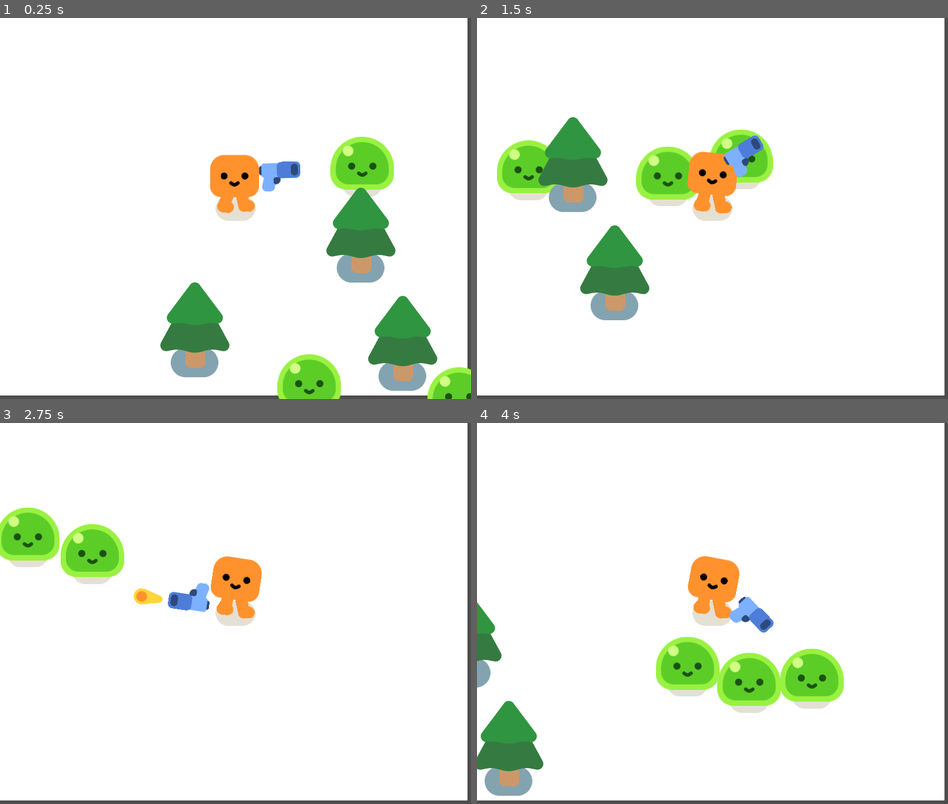
Above: before the commit, frames 1-4 (two rows, left to right).
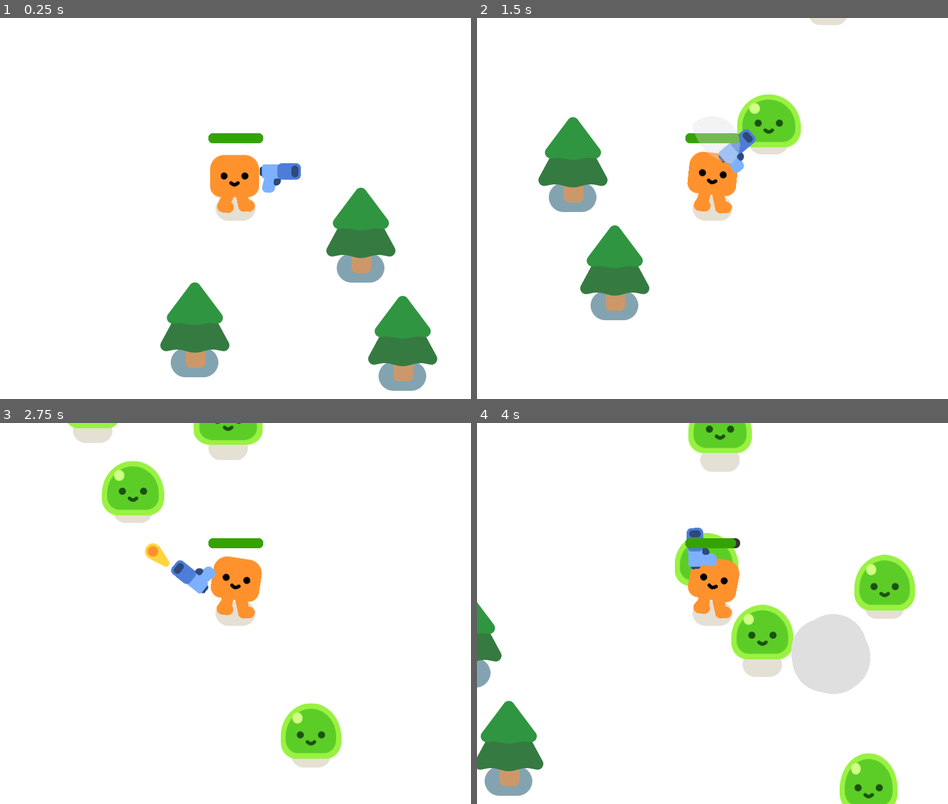
Above: after the commit, the same moments.

Repository: HugoFucksmann/godot-hys
Game: Godot game, scene res://survivor_game.tscn
Two runs of this game, one before a commit and one after it. Both use one fixed random seed, a clock stepped at 60 frames per second and the inputs below. The project has no main scene, so this scene is started directly.
Inputs:
- Up to frame 1 (0.25 s): no input
- Up to frame 2 (1.5 s): hold D (move_right) 0.53-1.28 s; hold S (move_down) from 1.28 s (still down)
- Up to frame 3 (2.75 s): release S (move_down) at 2.03 s; hold D (move_right) from 2.03 s (still down)
- Up to frame 4 (4 s): release D (move_right) at 2.78 s; hold W (move_up) 2.78-3.53 s; hold A (move_left) from 3.53 s (still down)

The runs differ from the first frame. In frame 1, 5.5% of the frame differs, in the area x 0-100%, y 0-100%; in frame 2, 7.6%; in frame 3, 12%; in frame 4, 16%.

Commit message:
base game finish

Diff:
--- a/mob.gd
+++ b/mob.gd
@@ -1,8 +1,23 @@
 extends CharacterBody2D
 
+var healt = 3
+
 @onready var player = get_node("/root/Game/Player")
+
+func _ready():
+	%Slime.play_walk()
 
 func _physics_process(delta):
 		var direction = global_position.direction_to(player.global_position)
 		velocity = direction * 300.0
 		move_and_slide()
+
+func take_damage():
+	healt -= 1
+	$Slime.play_hurt()
+	if healt == 0:
+		queue_free()
+		const SMOKE_SCENE = preload("res://smoke_explosion/smoke_explosion.tscn")
+		var  smoke = SMOKE_SCENE.instantiate()
+		get_parent().add_child(smoke)
+		smoke.global_position = global_position
--- a/mob.tscn
+++ b/mob.tscn
@@ -12,6 +12,7 @@
 script = ExtResource("1_tvulv")
 
 [node name="Slime" parent="." instance=ExtResource("1_gnc74")]
+unique_name_in_owner = true
 
 [node name="CollisionShape2D" type="CollisionShape2D" parent="."]
 position = Vector2(0, -29)
--- a/player.gd
+++ b/player.gd
@@ -1,4 +1,8 @@
 extends CharacterBody2D
+
+signal health_depleted
+
+var health = 100.0
 
 func _physics_process(delta):
 	var direction = Input.get_vector("move_left", "move_right","move_up", "move_down" )
@@ -9,3 +13,11 @@
 		%HappyBoo.play_walk_animation()
 	else:
 		%HappyBoo.play_idle_animation()
+
+	const DAMAGE_RATE = 5.0
+	var overlapping_mobs = %HurtBox.get_overlapping_bodies()
+	if overlapping_mobs.size() > 0:
+		health -= DAMAGE_RATE * overlapping_mobs.size() * delta
+		%ProgressBar.value = health
+		if health <= 0.0:
+			health_depleted.emit()
--- a/player.tscn
+++ b/player.tscn
@@ -6,6 +6,23 @@
 
 [sub_resource type="CircleShape2D" id="CircleShape2D_n5i0m"]
 radius = 33.1361
+
+[sub_resource type="CircleShape2D" id="CircleShape2D_eri20"]
+radius = 41.0
+
+[sub_resource type="StyleBoxFlat" id="StyleBoxFlat_hws57"]
+bg_color = Color(0.205117, 0.205117, 0.205117, 1)
+corner_radius_top_left = 8
+corner_radius_top_right = 8
+corner_radius_bottom_right = 8
+corner_radius_bottom_left = 8
+
+[sub_resource type="StyleBoxFlat" id="StyleBoxFlat_f6a6h"]
+bg_color = Color(0.205206, 0.637538, 3.85046e-07, 1)
+corner_radius_top_left = 8
+corner_radius_top_right = 8
+corner_radius_bottom_right = 8
+corner_radius_bottom_left = 8
 
 [node name="Player" type="CharacterBody2D"]
 script = ExtResource("1_xu3ee")
@@ -20,3 +37,23 @@
 
 [node name="Gun" parent="." instance=ExtResource("3_qlt66")]
 position = Vector2(0, -35)
+
+[node name="HurtBox" type="Area2D" parent="."]
+unique_name_in_owner = true
+collision_layer = 0
+collision_mask = 2
+
+[node name="CollisionShape2D" type="CollisionShape2D" parent="HurtBox"]
+shape = SubResource("CircleShape2D_eri20")
+debug_color = Color(0.844517, 0.192344, 0.316397, 0.42)
+
+[node name="ProgressBar" type="ProgressBar" parent="."]
+unique_name_in_owner = true
+offset_left = -46.0
+offset_top = -128.0
+offset_right = 47.0
+offset_bottom = -111.0
+theme_override_styles/background = SubResource("StyleBoxFlat_hws57")
+theme_override_styles/fill = SubResource("StyleBoxFlat_f6a6h")
+value = 100.0
+show_percentage = false
--- a/project.godot
+++ b/project.godot
@@ -12,60 +12,60 @@
 
 Settings/Preview_Perspective=2
 Settings/Library_Save_File_Location=1
-Shortcuts/Change_Placement_Plane_Position=Object(Shortcut,"r …(276 unchanged characters)… l_keycode":0,"key_label":0,"unicode":0,"echo":false,"script":null)
+Shortcuts/Change_Placement_Plane_Position=Object(Shortcut,"r …(276 unchanged characters)… l_keycode":0,"key_label":0,"unicode":0,"location":0,"echo":false,"script":null)
 ],"script":null)
 
-Shortcuts/Transform_Asset_Blueprint=Object(Shortcut,"resourc …(270 unchanged characters)… l_keycode":0,"key_label":0,"unicode":0,"echo":false,"script":null)
-, Object(InputEventKey,"resource_local_to_scene":false,"resource_name":"","device":0,"window_id":0,"alt_pressed":false,"shift_pressed":false,"ctrl_pressed":false,"meta_pressed":false,"pressed":true,"keycode":82,"physical_keycode":0,"key_label":0,"unicode":0,"echo":false,"script":null)
+Shortcuts/Transform_Asset_Blueprint=Object(Shortcut,"resourc …(270 unchanged characters)… l_keycode":0,"key_label":0,"unicode":0,"location":0,"echo":false,"script":null)
+, Object(InputEventKey,"resource_local_to_scene":false,"resource_name":"","device":0,"window_id":0,"alt_pressed":false,"shift_pressed":false,"ctrl_pressed":false,"meta_pressed":false,"pressed":true,"keycode":82,"physical_keycode":0,"key_label":0,"unicode":0,"location":0,"echo":false,"script":null)
 ],"script":null)
 
-Shortcuts/Select_Previous_Asset=Object(Shortcut,"resource_lo …(266 unchanged characters)… l_keycode":0,"key_label":0,"unicode":0,"echo":false,"script":null)
+Shortcuts/Select_Previous_Asset=Object(Shortcut,"resource_lo …(266 unchanged characters)… l_keycode":0,"key_label":0,"unicode":0,"location":0,"echo":false,"script":null)
 ],"script":null)
 
-Shortcuts/Select_Y_Z_Plane=Object(Shortcut,"resource_local_t …(261 unchanged characters)… l_keycode":0,"key_label":0,"unicode":0,"echo":false,"script":null)
+Shortcuts/Select_Y_Z_Plane=Object(Shortcut,"resource_local_t …(261 unchanged characters)… l_keycode":0,"key_label":0,"unicode":0,"location":0,"echo":false,"script":null)
 ],"script":null)
 
-Shortcuts/Select_X_Z_Plane=Object(Shortcut,"resource_local_t …(261 unchanged characters)… l_keycode":0,"key_label":0,"unicode":0,"echo":false,"script":null)
+Shortcuts/Select_X_Z_Plane=Object(Shortcut,"resource_local_t …(261 unchanged characters)… l_keycode":0,"key_label":0,"unicode":0,"location":0,"echo":false,"script":null)
 ],"script":null)
 
-Shortcuts/Select_X_Y_Plane=Object(Shortcut,"resource_local_t …(261 unchanged characters)… l_keycode":0,"key_label":0,"unicode":0,"echo":false,"script":null)
+Shortcuts/Select_X_Y_Plane=Object(Shortcut,"resource_local_t …(261 unchanged characters)… l_keycode":0,"key_label":0,"unicode":0,"location":0,"echo":false,"script":null)
 ],"script":null)
 
-Shortcuts/Reset_Transform=Object(Shortcut,"resource_local_to …(259 unchanged characters)… l_keycode":0,"key_label":0,"unicode":0,"echo":false,"script":null)
+Shortcuts/Reset_Transform=Object(Shortcut,"resource_local_to …(259 unchanged characters)… l_keycode":0,"key_label":0,"unicode":0,"location":0,"echo":false,"script":null)
 ],"script":null)
 
-Shortcuts/Rotate_Asset_90_Degrees_Around_X=Object(Shortcut," …(277 unchanged characters)… l_keycode":0,"key_label":0,"unicode":0,"echo":false,"script":null)
+Shortcuts/Rotate_Asset_90_Degrees_Around_X=Object(Shortcut," …(277 unchanged characters)… l_keycode":0,"key_label":0,"unicode":0,"location":0,"echo":false,"script":null)
 ],"script":null)
 
-Shortcuts/Rotate_Asset_90_Degrees_Around_Y=Object(Shortcut," …(277 unchanged characters)… l_keycode":0,"key_label":0,"unicode":0,"echo":false,"script":null)
+Shortcuts/Rotate_Asset_90_Degrees_Around_Y=Object(Shortcut," …(277 unchanged characters)… l_keycode":0,"key_label":0,"unicode":0,"location":0,"echo":false,"script":null)
 ],"script":null)
 
-Shortcuts/Rotate_Asset_90_Degrees_Around_Z=Object(Shortcut," …(277 unchanged characters)… l_keycode":0,"key_label":0,"unicode":0,"echo":false,"script":null)
+Shortcuts/Rotate_Asset_90_Degrees_Around_Z=Object(Shortcut," …(277 unchanged characters)… l_keycode":0,"key_label":0,"unicode":0,"location":0,"echo":false,"script":null)
 ],"script":null)
 
-Shortcuts/Flip_Asset_On_X_Axis=Object(Shortcut,"resource_loc …(265 unchanged characters)… l_keycode":0,"key_label":0,"unicode":0,"echo":false,"script":null)
+Shortcuts/Flip_Asset_On_X_Axis=Object(Shortcut,"resource_loc …(265 unchanged characters)… l_keycode":0,"key_label":0,"unicode":0,"location":0,"echo":false,"script":null)
 ],"script":null)
 
-Shortcuts/Flip_Asset_On_Y_Axis=Object(Shortcut,"resource_loc …(265 unchanged characters)… l_keycode":0,"key_label":0,"unicode":0,"echo":false,"script":null)
+Shortcuts/Flip_Asset_On_Y_Axis=Object(Shortcut,"resource_loc …(265 unchanged characters)… l_keycode":0,"key_label":0,"unicode":0,"location":0,"echo":false,"script":null)
 ],"script":null)
 
-Shortcuts/Flip_Asset_On_Z_Axis=Object(Shortcut,"resource_loc …(265 unchanged characters)… l_keycode":0,"key_label":0,"unicode":0,"echo":false,"script":null)
+Shortcuts/Flip_Asset_On_Z_Axis=Object(Shortcut,"resource_loc …(265 unchanged characters)… l_keycode":0,"key_label":0,"unicode":0,"location":0,"echo":false,"script":null)
 ],"script":null)
 
 Settings/Shortcut_Shift_Rotation_Step=45.0
-Shortcuts/Rotate_Asset_Secondary_Step_Degrees_Around_X=Objec …(288 unchanged characters)… l_keycode":0,"key_label":0,"unicode":0,"echo":false,"script":null)
+Shortcuts/Rotate_Asset_Secondary_Step_Degrees_Around_X=Objec …(288 unchanged characters)… l_keycode":0,"key_label":0,"unicode":0,"location":0,"echo":false,"script":null)
 ],"script":null)
 
-Shortcuts/Rotate_Asset_Secondary_Step_Degrees_Around_Y=Objec …(288 unchanged characters)… l_keycode":0,"key_label":0,"unicode":0,"echo":false,"script":null)
+Shortcuts/Rotate_Asset_Secondary_Step_Degrees_Around_Y=Objec …(288 unchanged characters)… l_keycode":0,"key_label":0,"unicode":0,"location":0,"echo":false,"script":null)
 ],"script":null)
 
-Shortcuts/Rotate_Asset_Secondary_Step_Degrees_Around_Z=Objec …(288 unchanged characters)… l_keycode":0,"key_label":0,"unicode":0,"echo":false,"script":null)
+Shortcuts/Rotate_Asset_Secondary_Step_Degrees_Around_Z=Objec …(288 unchanged characters)… l_keycode":0,"key_label":0,"unicode":0,"location":0,"echo":false,"script":null)
 ],"script":null)
 
-Shortcuts/Double_Snap_Step=Object(Shortcut,"resource_local_t …(265 unchanged characters)… l_keycode":0,"key_label":0,"unicode":0,"echo":false,"script":null)
+Shortcuts/Double_Snap_Step=Object(Shortcut,"resource_local_t …(265 unchanged characters)… l_keycode":0,"key_label":0,"unicode":0,"location":0,"echo":false,"script":null)
 ],"script":null)
 
-Shortcuts/Halve_Snap_Step=Object(Shortcut,"resource_local_to …(264 unchanged characters)… l_keycode":0,"key_label":0,"unicode":0,"echo":false,"script":null)
+Shortcuts/Halve_Snap_Step=Object(Shortcut,"resource_local_to …(264 unchanged characters)… l_keycode":0,"key_label":0,"unicode":0,"location":0,"echo":false,"script":null)
 ],"script":null)
 
 Settings/Use_Shift_instead_of_Alt=false
@@ -75,7 +75,7 @@
 [application]
 
 config/name="Your First 2D Game With Godot 4: START (GDQuest)"
-config/features=PackedStringArray("4.2", "Forward Plus")
+config/features=PackedStringArray("4.3", "Forward Plus")
 config/icon="res://icon.png"
 
 [display]
@@ -95,28 +95,28 @@
 
 move_left={
 "deadzone": 0.5,
-"events": [Object(InputEventKey,"resource_local_to_scene":fa …(171 unchanged characters)… keycode":65,"key_label":0,"unicode":97,"echo":false,"script":null)
+"events": [Object(InputEventKey,"resource_local_to_scene":fa …(171 unchanged characters)… keycode":65,"key_label":0,"unicode":97,"location":0,"echo":false,"script":null)
 ]
 }
 move_right={
 "deadzone": 0.5,
-"events": [Object(InputEventKey,"resource_local_to_scene":fa …(172 unchanged characters)… eycode":68,"key_label":0,"unicode":100,"echo":false,"script":null)
+"events": [Object(InputEventKey,"resource_local_to_scene":fa …(172 unchanged characters)… eycode":68,"key_label":0,"unicode":100,"location":0,"echo":false,"script":null)
 ]
 }
 move_up={
 "deadzone": 0.5,
-"events": [Object(InputEventKey,"resource_local_to_scene":fa …(172 unchanged characters)… eycode":87,"key_label":0,"unicode":119,"echo":false,"script":null)
+"events": [Object(InputEventKey,"resource_local_to_scene":fa …(172 unchanged characters)… eycode":87,"key_label":0,"unicode":119,"location":0,"echo":false,"script":null)
 ]
 }
 move_down={
 "deadzone": 0.5,
-"events": [Object(InputEventKey,"resource_local_to_scene":fa …(172 unchanged characters)… eycode":83,"key_label":0,"unicode":115,"echo":false,"script":null)
+"events": [Object(InputEventKey,"resource_local_to_scene":fa …(172 unchanged characters)… eycode":83,"key_label":0,"unicode":115,"location":0,"echo":false,"script":null)
 ]
 }
 shoot={
 "deadzone": 0.5,
 "events": [Object(InputEventMouseButton,"resource_local_to_scene":false,"resource_name":"","device":-1,"window_id":0,"a …(253 unchanged characters)…
-, Object(InputEventKey,"resource_local_to_scene":false,"reso …(162 unchanged characters)… keycode":32,"key_label":0,"unicode":32,"echo":false,"script":null)
+, Object(InputEventKey,"resource_local_to_scene":false,"reso …(162 unchanged characters)… keycode":32,"key_label":0,"unicode":32,"location":0,"echo":false,"script":null)
 ]
 }
 
--- /dev/null
+++ b/survivor_game.gd
@@ -0,0 +1,19 @@
+extends Node2D
+
+
+
+
+func spawn_mob():
+	var new_mob = preload("res://mob.tscn").instantiate()
+	%PathFollow2D.progress_ratio = randf()
+	new_mob.global_position = %PathFollow2D.global_position
+	add_child(new_mob)
+
+
+func _on_timer_timeout() -> void:
+	spawn_mob()
+
+
+func _on_player_health_depleted() -> void:
+	%GameOver.visible = true
+	get_tree().paused = true
--- a/survivor_game.tscn
+++ b/survivor_game.tscn
@@ -1,30 +1,39 @@
-[gd_scene load_steps=4 format=3 uid="uid://bci26n3kywx5i"]
+[gd_scene load_steps=5 format=3 uid="uid://bci26n3kywx5i"]
 
 [ext_resource type="PackedScene" uid="uid://cu0m2t0cq28c6" path="res://player.tscn" id="1_3vmhj"]
+[ext_resource type="Script" path="res://survivor_game.gd" id="1_iddai"]
 [ext_resource type="PackedScene" uid="uid://bwey8fjrcr8qy" path="res://pin_tree.tscn" id="2_ter85"]
-[ext_resource type="PackedScene" uid="uid://r21si714ymj1" path="res://mob.tscn" id="3_h8n6j"]
+
+[sub_resource type="Curve2D" id="Curve2D_oj1yw"]
+_data = {
+"points": PackedVector2Array(0, 0, 0, 0, -189, -144, 0, 0, 0, 0, 957.251, -148.955, 0, 0, 0, 0, 957.251, 745)
+}
+point_count = 3
 
 [node name="Game" type="Node2D"]
 y_sort_enabled = true
+position = Vector2(-1, 0)
+script = ExtResource("1_iddai")
 
 [node name="CanvasLayer" type="CanvasLayer" parent="."]
 layer = -10
 
 [node name="ColorRect" type="ColorRect" parent="CanvasLayer"]
-offset_right = 794.0
-offset_bottom = 642.0
+offset_right = 800.0
+offset_bottom = 648.0
 
 [node name="Player" parent="." instance=ExtResource("1_3vmhj")]
 position = Vector2(212, 185)
 
-[node name="Mob" parent="." instance=ExtResource("3_h8n6j")]
-position = Vector2(364, 584)
+[node name="Path2D" type="Path2D" parent="Player"]
+position = Vector2(-206.945, -180.87)
+scale = Vector2(0.994457, 0.994457)
+curve = SubResource("Curve2D_oj1yw")
 
-[node name="Mob3" parent="." instance=ExtResource("3_h8n6j")]
-position = Vector2(647, 587)
-
-[node name="Mob2" parent="." instance=ExtResource("3_h8n6j")]
-position = Vector2(501, 130)
+[node name="PathFollow2D" type="PathFollow2D" parent="Player/Path2D"]
+unique_name_in_owner = true
+position = Vector2(-189, -144)
+rotation = -0.00432312
 
 [node name="PinTree" parent="." instance=ExtResource("2_ter85")]
 position = Vector2(425, 285)
@@ -34,3 +43,38 @@
 
 [node name="PinTree3" parent="." instance=ExtResource("2_ter85")]
 position = Vector2(496, 469)
+
+[node name="Timer" type="Timer" parent="."]
+wait_time = 0.314
+autostart = true
+
+[node name="GameOver" type="CanvasLayer" parent="."]
+unique_name_in_owner = true
+visible = false
+
+[node name="ColorRect" type="ColorRect" parent="GameOver"]
+offset_left = -1.0
+offset_right = 800.0
+offset_bottom = 648.0
+size_flags_horizontal = 3
+size_flags_vertical = 3
+color = Color(0.835641, 4.45931e-05, 0.00425707, 0.298039)
+
+[node name="Label" type="Label" parent="GameOver/ColorRect"]
+layout_mode = 1
+anchors_preset = 8
+anchor_left = 0.5
+anchor_top = 0.5
+anchor_right = 0.5
+anchor_bottom = 0.5
+offset_left = -43.5
+offset_top = -11.5
+offset_right = 43.5
+offset_bottom = 11.5
+grow_horizontal = 2
+grow_vertical = 2
+theme_override_font_sizes/font_size = 120
+text = "Game Over"
+
+[connection signal="health_depleted" from="Player" to="." method="_on_player_health_depleted"]
+[connection signal="timeout" from="Timer" to="." method="_on_timer_timeout"]
Not shown: 1 places in player.tscn that only renumber resources
